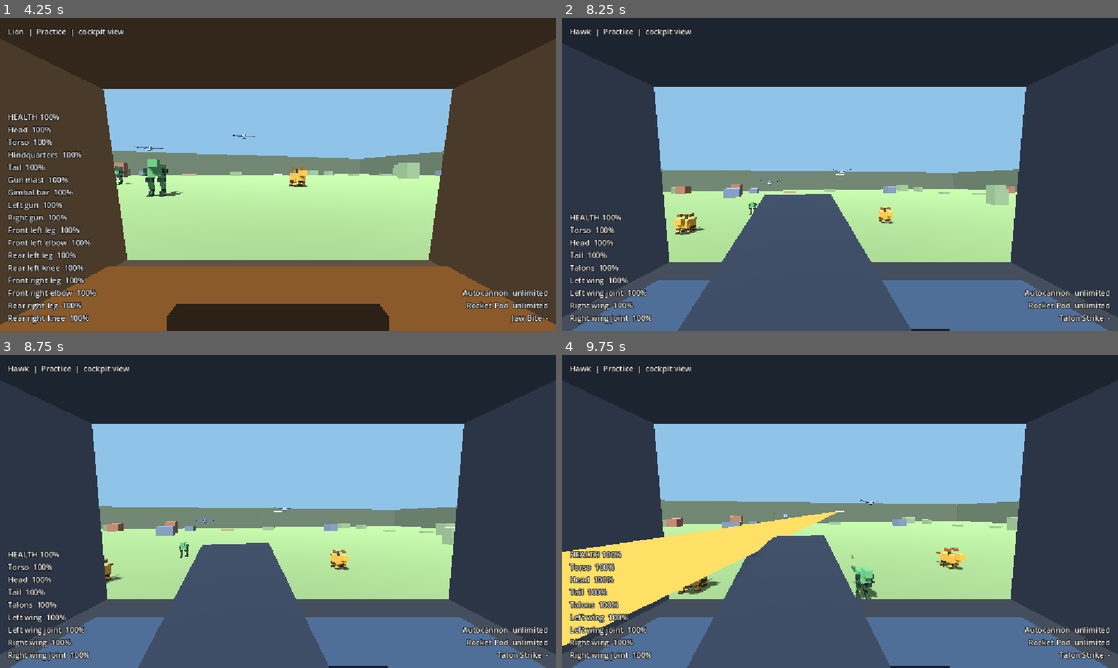
Above: before the commit, frames 1-4 (two rows, left to right).
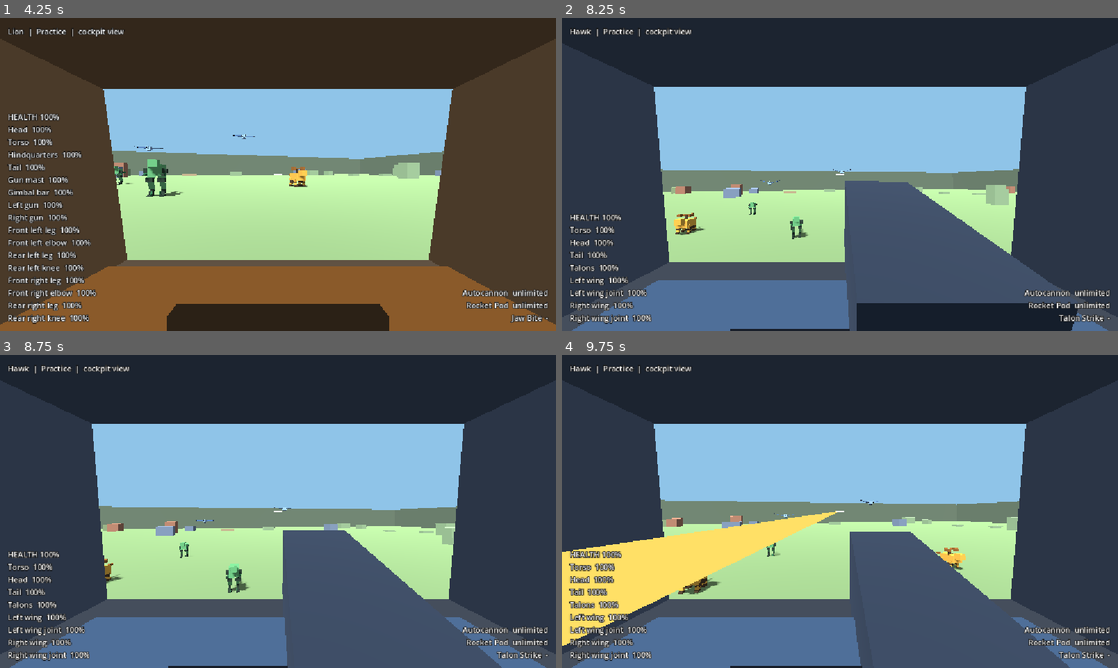
Above: after the commit, the same moments.

Repository: jacksonhcnz/animalmechcombatgame
Game: Godot game, scene res://scenes/test_range.tscn
Two runs of this game, one before a commit and one after it. Both use one fixed random seed, a clock stepped at 60 frames per second and the inputs below.
Inputs (mouse positions are in pixels of both pictures, inside the frame that each line leads up to):
- Up to frame 1 (4.25 s): tap Enter at 0.5 s; move the mouse to (400, 158) at 0.52 s; hold E (strafe_right) 0.53-1.28 s; tap Space (ascend) at 0.6 s; click (400, 158) at 0.67 s; move the mouse to (250, 174) at 1.27 s; hold W (move_forward) from 1.28 s (still down); tap Z (center_aim) at 1.35 s; move the mouse to (289, 168) at 2.02 s; hold F (fire_melee) 2.03-2.78 s; move the mouse to (272, 180) at 2.77 s; click (272, 180) at 2.85 s; move the mouse to (316, 177) at 3.52 s; hold Right mouse button (fire_secondary) from 3.53 s (still down)
- Up to frame 2 (8.25 s): move the mouse to (795, 171) at 4.27 s; release Right mouse button (fire_secondary) at 4.28 s; tap one key every 0.75 s from 4.35 s: C (toggle_view) 1 2 3 R Space (ascend); move the mouse to (845, 174) at 5.02 s; click (845, 174) at 5.17 s; move the mouse to (817, 168) at 5.77 s; release W (move_forward) at 5.78 s; hold E (strafe_right) 5.78-6.53 s; move the mouse to (867, 174) at 6.52 s; hold W (move_forward) from 6.53 s (still down); move the mouse to (812, 174) at 7.27 s; click (812, 174) at 7.42 s; move the mouse to (851, 168) at 8.02 s
- Up to frame 3 (8.75 s): keep holding W (move_forward)
- Up to frame 4 (9.75 s): move the mouse to (834, 517) at 8.77 s; release W (move_forward) at 8.78 s; hold Q (strafe_left) 8.78-9.53 s; tap Z (center_aim) at 8.85 s; move the mouse to (878, 514) at 9.52 s; hold W (move_forward) from 9.53 s (still down); hold F (fire_melee) from 9.53 s (still down); click (878, 514) at 9.67 s

Frame 1 is identical in both runs. In frame 2, 19% of the frame differs, in the area x 20-93%, y 52-100%; in frame 3, 15%; in frame 4, 17%.

Commit message:
Make the heads turn to face where the pilot is looking
Each mech's head (and the hawk's neck) turns and tilts towards the aim, but only as far as
its own limit allows: 110 degrees for the lion, 100 for the raptor, 120 across the hawk's
neck and head. The aim itself is unchanged.

Co-Authored-By: Claude Sonnet 5.5 <noreply@anthropic.com>
Claude-Session: https://claude.ai/code/session_016ZAQzFNjMzKqDtLtG2bAjQ

Diff:
--- a/data/mechs/hawk.json
+++ b/data/mechs/hawk.json
@@ -60,9 +60,9 @@
 	"parts": [
 		{"id": "torso", "name": "Torso", "kind": "torso", "health": 120, "fatal": true, "tone": "primary", "size": [1.8, 1.6, 4.0], "pos": [0.0, 0.0, 0.0]},
 		{"id": "keel", "name": "Keel", "kind": "limb", "parent": "torso", "damage_to": "torso", "tone": "dark", "size": [0.35, 0.4, 2.4], "pos": [0.0, -0.95, -0.5]},
-		{"id": "neck_a", "name": "Neck base", "kind": "limb", "parent": "torso", "damage_to": "torso", "tone": "primary", "size": [0.8, 0.8, 0.9], "pos": [0.0, 0.5, -2.35], "rot_deg": [-18.0, 0.0, 0.0], "anim": {"pivot": [0.0, 0.3, -1.9], "stabilize": 0.6}},
-		{"id": "neck_b", "name": "Neck top", "kind": "limb", "parent": "neck_a", "damage_to": "torso", "tone": "primary", "size": [0.7, 0.7, 0.9], "pos": [0.0, 0.45, -2.95], "rot_deg": [14.0, 0.0, 0.0], "anim": {"pivot": [0.0, 0.55, -2.7], "stabilize": 0.5}},
-		{"id": "head", "name": "Head", "kind": "head", "health": 50, "fatal": true, "tone": "primary", "size": [1.3, 1.2, 1.5], "pos": [0.0, 0.3, -3.2], "parent": "neck_b"},
+		{"id": "neck_a", "name": "Neck base", "kind": "limb", "parent": "torso", "damage_to": "torso", "tone": "primary", "size": [0.8, 0.8, 0.9], "pos": [0.0, 0.5, -2.35], "rot_deg": [-18.0, 0.0, 0.0], "anim": {"pivot": [0.0, 0.3, -1.9], "stabilize": 0.6, "look": {"turn_deg": 120.0, "share": 0.35}}},
+		{"id": "neck_b", "name": "Neck top", "kind": "limb", "parent": "neck_a", "damage_to": "torso", "tone": "primary", "size": [0.7, 0.7, 0.9], "pos": [0.0, 0.45, -2.95], "rot_deg": [14.0, 0.0, 0.0], "anim": {"pivot": [0.0, 0.55, -2.7], "stabilize": 0.5, "look": {"turn_deg": 120.0, "share": 0.35}}},
+		{"id": "head", "name": "Head", "kind": "head", "health": 50, "fatal": true, "tone": "primary", "size": [1.3, 1.2, 1.5], "pos": [0.0, 0.3, -3.2], "parent": "neck_b", "anim": {"pivot": [0.0, 0.4, -2.7], "look": {"turn_deg": 120.0, "share": 0.3}}},
 		{"id": "beak", "name": "Beak", "kind": "limb", "parent": "head", "damage_to": "head", "tone": "dark", "size": [0.4, 0.45, 0.9], "pos": [0.0, 0.1, -4.3], "rot_deg": [12.0, 0.0, 0.0]},
 		{"id": "tail", "name": "Tail", "kind": "tail", "health": 30, "tone": "accent", "size": [0.8, 0.3, 2.6], "pos": [0.0, 0.0, 3.2], "anim": {"pivot": [0.0, 0.0, 1.9], "flap": {"axis": "x", "deg": 6.0, "phase": 0.25}}},
 		{"id": "tail_feather_l", "name": "Tail feather", "kind": "tail", "parent": "tail", "damage_to": "tail", "tone": "accent", "size": [0.55, 0.1, 1.7], "pos": [-0.45, 0.0, 4.2], "rot_deg": [0.0, 14.0, 0.0]},
--- a/data/mechs/lion.json
+++ b/data/mechs/lion.json
@@ -61,7 +61,7 @@
 		"death_roll_deg": 8.0
 	},
 	"parts": [
-		{"id": "head", "name": "Head", "kind": "head", "health": 70, "fatal": true, "tone": "primary", "size": [2.2, 2.0, 2.4], "pos": [0.0, 4.6, -3.9]},
+		{"id": "head", "name": "Head", "kind": "head", "health": 70, "fatal": true, "tone": "primary", "size": [2.2, 2.0, 2.4], "pos": [0.0, 4.6, -3.9], "anim": {"pivot": [0.0, 4.4, -2.9], "look": {"turn_deg": 110.0}}},
 		{"id": "torso", "name": "Torso", "kind": "torso", "health": 100, "fatal": true, "tone": "primary", "size": [3.6, 2.6, 3.2], "pos": [0.0, 3.4, -1.4]},
 		{"id": "hips", "name": "Hindquarters", "kind": "torso", "parent": "torso", "health": 80, "fatal": true, "tone": "prim …(195 unchanged characters)…
 		{"id": "tail", "name": "Tail", "kind": "tail", "parent": "hips", "health": 40, "tone": "accent", "size": [0.7, 0.7, 1.8], "pos": [0.0, 3.9, 3.9], "anim": {"pivot": [0.0, 3.9, 3.0], "walk": {"axis": "y", "deg": 14.0, "phase": 0.6}}},
--- a/data/mechs/velociraptor.json
+++ b/data/mechs/velociraptor.json
@@ -59,7 +59,7 @@
 		"sway_roll_deg": 3.0
 	},
 	"parts": [
-		{"id": "head", "name": "Head", "kind": "head", "health": 60, "fatal": true, "tone": "primary", "size": [1.6, 1.5, 2.6], "pos": [0.0, 6.6, -2.6], "anim": {"pivot": [0.0, 6.0, -1.8], "walk": {"axis": "x", "deg": 4.0, "phase": 0.25}}},
+		{"id": "head", "name": "Head", "kind": "head", "health": 60, "fatal": true, "tone": "primary", "size": [1.6, 1.5, 2.6], "pos": [0.0, 6.6, -2.6], "anim": {"pivot": [0.0, 6.0, -1.8], "walk": {"axis": "x", "deg": 4.0, "phase": 0.25}, "look": {"turn_deg": 100.0}}},
 		{"id": "torso", "name": "Torso", "kind": "torso", "health": 150, "fatal": true, "tone": "primary", "size": [2.4, 2.4, 4.2], "pos": [0.0, 5.3, 0.0]},
 		{"id": "tail", "name": "Tail", "kind": "tail", "health": 40, "tone": "accent", "size": [0.9, 0.9, 2.1], "pos": [0.0, 5.0, 3.1], "anim": {"pivot": [0.0, 5.0, 2.05], "walk": {"axis": "y", "deg": 4.0, "phase": 0.25}}},
 		{"id": "tail_mid", "name": "Tail middle", "kind": "tail", "parent": "tail", "damage_to": "tail", "tone": "accent", "size": [0.7, 0.7, 1.85], "pos": [0.0, 4.95, 5.075], "anim": {"pivot": [0.0, 5.0, 4.15], "walk": {"axis": "y", "deg": 6.0, "phase": 0.35}}},
--- a/scripts/core/game_data.gd
+++ b/scripts/core/game_data.gd
@@ -228,10 +228,17 @@
 		var ptag := "%s part '%s'" % [tag, part.get("id", "?")]
 		var anim: Dictionary = part.get("anim", {})
 		for key in anim:
-			if not ["pivot", "walk", "flap", "aim", "stabilize"].has(key):
+			if not ["pivot", "walk", "flap", "aim", "stabilize", "look"].has(key):
 				p.append("%s: unknown anim entry '%s'" % [ptag, key])
 		if anim.has("aim") and not ["yaw", "pitch"].has(anim["aim"]):
 			p.append("%s: anim.aim must be 'yaw' or 'pitch'" % ptag)
+		if anim.has("look"):
+			var look: Dictionary = anim["look"]
+			if not (look.get("turn_deg") is float or look.get("turn_deg") is int) or float(look.get("turn_deg", 0.0)) <= 0.0:
+				p.append("%s: look.turn_deg must be a number greater than 0" % ptag)
+			for key in look:
+				if not ["turn_deg", "share", "speed"].has(key):
+					p.append("%s: unknown look setting '%s'" % [ptag, key])
 		if anim.has("stabilize") and not (anim["stabilize"] is float or anim["stabilize"] is int):
 			p.append("%s: anim.stabilize must be a number" % ptag)
 		if anim.has("pivot") and not _is_vec3(anim["pivot"]):
--- a/scripts/mech/mech_animator.gd
+++ b/scripts/mech/mech_animator.gd
@@ -14,6 +14,7 @@
 const CRIPPLED_FACTOR := 0.35
 const FACTOR_RATE := 4.0
 const DROOP_RATE := 2.5
+const LOOK_RATE := 7.0
 
 ## Vertical body bob in metres this frame. The cockpit camera follows a share of it.
 var bob_y: float = 0.0
@@ -38,6 +39,8 @@
 var _idle_time: float = 0.0
 var _death: float = 0.0
 var _limp: float = 0.0
+var _look_yaw: Dictionary = {}
+var _look_pitch: Dictionary = {}
 var _fall_peak: float = 0.0
 var _land: float = 0.0
 
@@ -51,7 +54,7 @@
 		if part.has("parent"):
 			_parent_of[id] = part["parent"]
 		var anim: Dictionary = part.get("anim", {})
-		if anim.has("walk") or anim.has("flap") or anim.has("aim") or anim.has("stabilize"):
+		if anim.has("walk") or anim.has("flap") or anim.has("aim") or anim.has("stabilize") or anim.has("look"):
 			_entries.append({
 				"id": id,
 				"pivot": mech.pivots[id],
@@ -59,7 +62,10 @@
 				"flap": anim.get("flap", {}),
 				"aim": anim.get("aim", ""),
 				"stabilize": float(anim.get("stabilize", 0.0)),
+				"look": anim.get("look", {}),
 			})
+			_look_yaw[id] = 0.0
+			_look_pitch[id] = 0.0
 			_factor[id] = 1.0
 			_droop[id] = 0.0
 		if anim.has("walk") and part.get("kind", "") == "leg":
@@ -181,6 +187,18 @@
 			var drooped := deg_to_rad(float(flap.get("droop_deg", 0.0)))
 			rotation[_axis_index(flap)] += lerpf(live, drooped, _droop[id])
 
+		# Looking: the head (and neck) turn towards where the pilot is aiming, but only as far
+		# as the anatomy allows. Past that limit the aim carries on and the head stays put.
+		var look: Dictionary = entry["look"]
+		if not look.is_empty():
+			var limit := deg_to_rad(float(look["turn_deg"]))
+			var share := float(look.get("share", 1.0))
+			var rate := float(look.get("speed", LOOK_RATE)) * delta
+			_look_yaw[id] = move_toward(_look_yaw[id], clampf(_mech.aim_yaw, -limit, limit) * share, rate)
+			_look_pitch[id] = move_toward(_look_pitch[id], _mech.aim_pitch * share, rate)
+			rotation.y += _look_yaw[id] * alive
+			rotation.x += _look_pitch[id] * alive
+
 		# A stabilised part (a bird's neck) turns against the body's pitch, so the head stays level.
 		rotation.x -= _pitch * float(entry["stabilize"]) * alive
 
--- a/tests/animation_test.gd
+++ b/tests/animation_test.gd
@@ -68,7 +68,18 @@
 	player.controls.aim_yaw_delta = 10.0
 	await _frames(2)
 	_check(is_equal_approx(player.aim_yaw, deg_to_rad(110.0)), "the raptor's aim stops at its twist limit")
+	# The head turns to face where the pilot looks, but only as far as its neck allows.
+	player.aim_yaw = 0.8
+	player.aim_pitch = 0.2
+	await _frames(40)
+	_check(absf(player.pivots["head"].rotation.y - 0.8) < 0.02, "the raptor's head turns to face the aim (%.2f rad)" % player.pivots["head"].rotation.y)
+	player.aim_yaw = deg_to_rad(108.0)
+	await _frames(60)
+	_check(is_equal_approx(player.pivots["head"].rotation.y, deg_to_rad(100.0)), "the raptor's head stops at its own limit while the aim goes on (%.2f rad)" % player.pivots["head"].rotation.y)
 	player.aim_yaw = 0.0
+	player.aim_pitch = 0.0
+	await _frames(60)
+	_check(absf(player.pivots["head"].rotation.y) < 0.02, "the head comes back to centre")
 	# Skeleton: thigh, knee, shin, ankle, foot, sickle claw hang from one another.
 	_check(player.pivots["shin_l"].get_parent() == player.pivots["knee_l"], "the shin hangs from the knee")
 	_check(player.pivots["metatarsus_l"].get_parent() == player.pivots["shin_l"], "the ankle bone hangs from the shin")
@@ -156,6 +167,14 @@
 	hawk.controls.turn = 0.0
 	_check(hawk.rig.rotation.z < -0.1, "hawk banks into a right turn")
 
+	# The hawk's neck and head share the turn between them, up to the hawk's limit.
+	hawk.aim_yaw = 1.0
+	await _frames(60)
+	var turned: float = hawk.pivots["neck_a"].rotation.y + hawk.pivots["neck_b"].rotation.y + hawk.pivots["head"].rotation.y
+	_check(absf(turned - 1.0) < 0.03, "the hawk's neck and head together turn to face the aim (%.2f rad)" % turned)
+	_check(hawk.pivots["neck_a"].rotation.y > 0.2 and hawk.pivots["head"].rotation.y > 0.2, "both the neck and the head take part in the turn")
+	hawk.aim_yaw = 0.0
+	await _frames(60)
 	# Bird skeleton: the wing is a wave that travels outwards, and the neck keeps the head level.
 	_check(hawk.pivots["wing_tip_r"].get_parent() == hawk.pivots["wing_mid_r"], "the primaries hang from the forearm")
 	_check(hawk.pivots["wing_mid_r"].get_parent() == hawk.pivots["wing_r"], "the forearm hangs from the upper wing")
@@ -219,6 +238,16 @@
 	_check(lion.damage.health["leg_fl"] < leg_before, "a hit on the paw counts against the leg it belongs to")
 	_check(lion.damage.is_cosmetic("paw_fl") and not lion.damage.health.has("paw_fl"), "the paw has no health of its own")
 
+	# The lion's head follows the aim up to 110 degrees, though its gimbal and view keep turning.
+	lion.aim_yaw = 1.0
+	await _frames(40)
+	_check(absf(lion.pivots["head"].rotation.y - 1.0) < 0.02, "the lion's head turns to face the aim")
+	lion.aim_yaw = 3.0
+	await _frames(80)
+	_check(is_equal_approx(lion.pivots["head"].rotation.y, deg_to_rad(110.0)), "the lion's head stops at 110 degrees")
+	_check(is_equal_approx(lion.pivots["mast"].rotation.y, 3.0), "while the gimbal keeps turning with the aim")
+	lion.aim_yaw = 0.5
+	await _frames(60)
 	# Gimbal gun mount: the mast turns and the bar tilts with the aim; losing the mast knocks out both guns.
 	lion.aim_yaw = 0.5
 	lion.aim_pitch = 0.2
